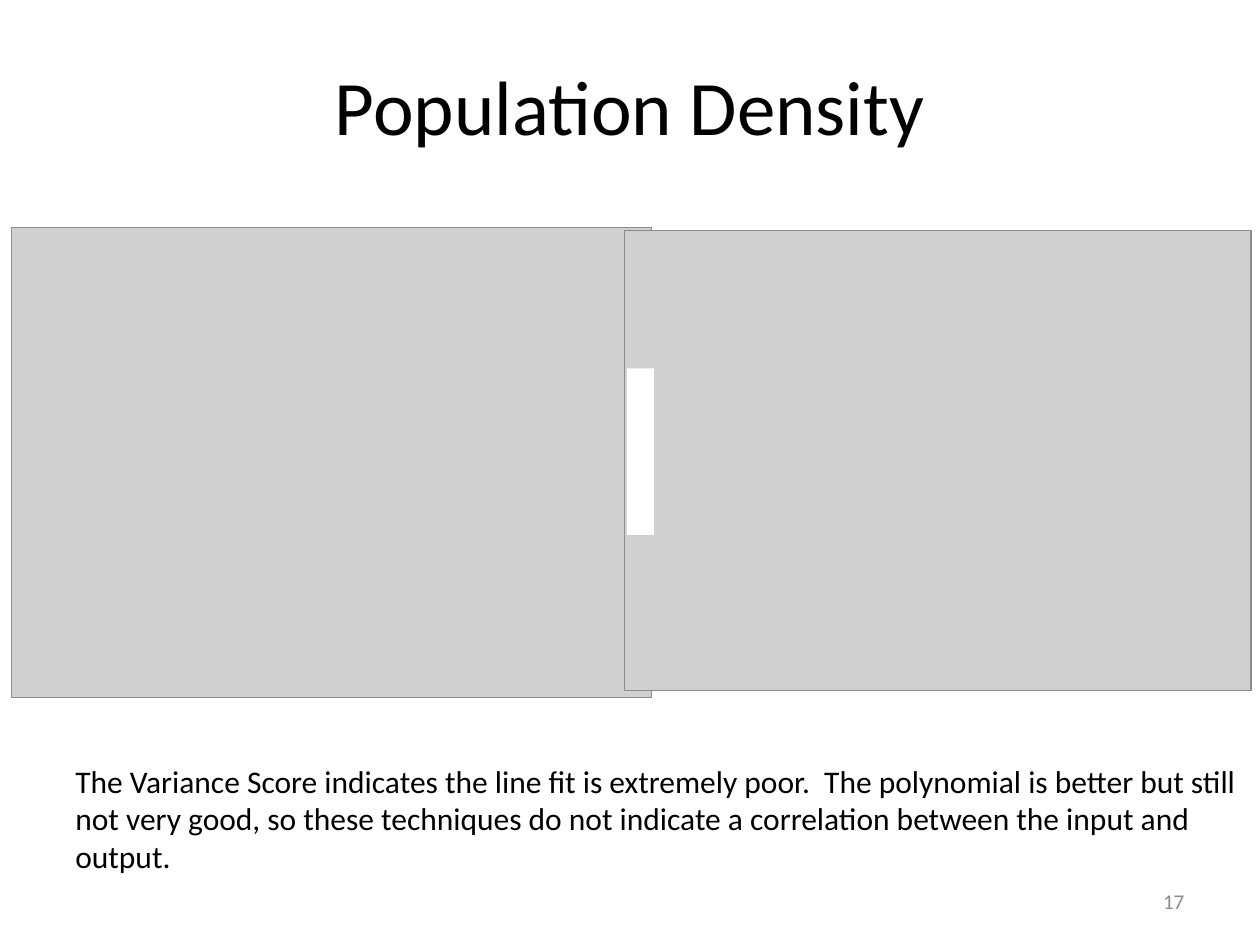
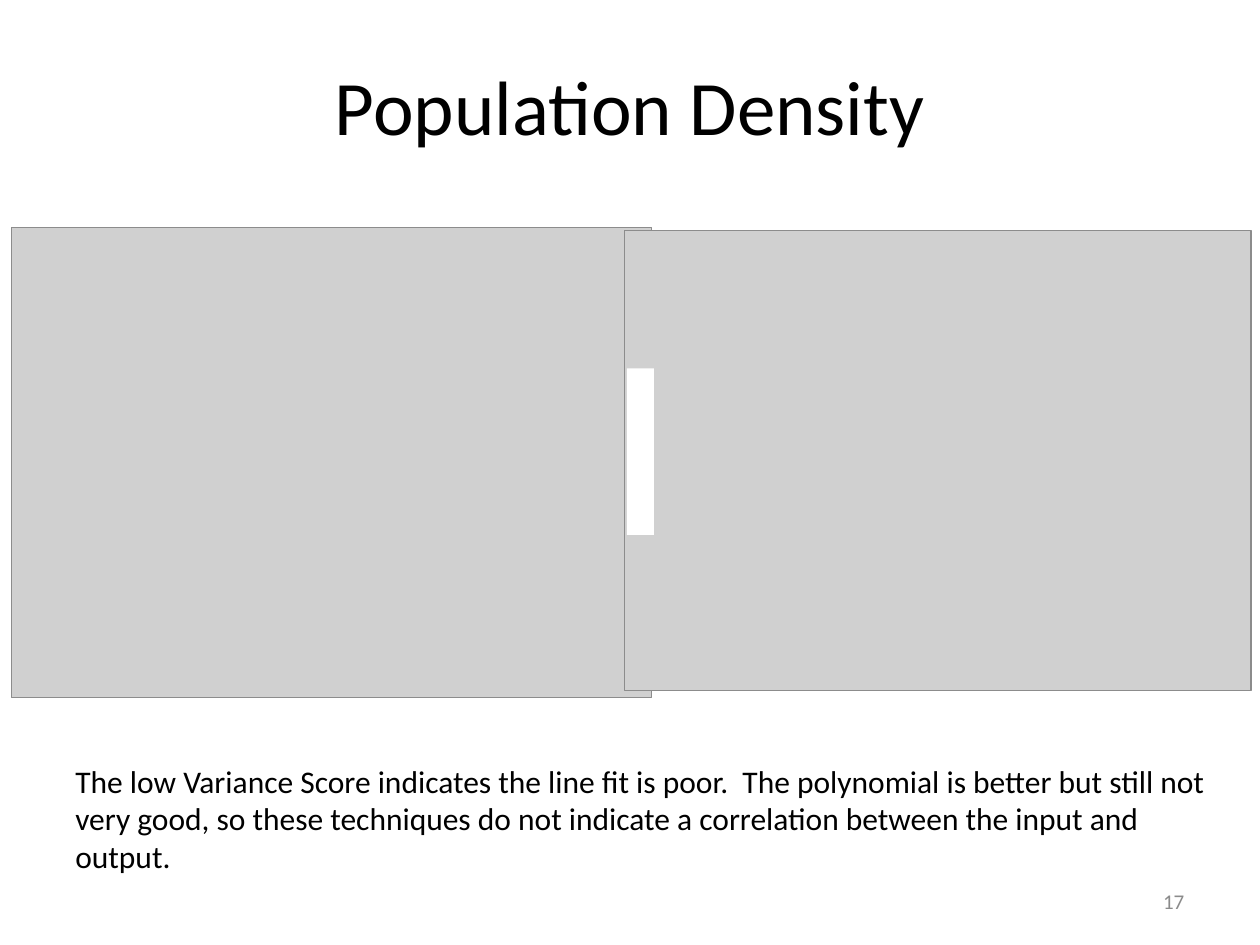
Before and after one commit to JeremyMcCormick/DAT_SF_14, a slide deck: slide 17 of myproject/Murder.pptx. Drawn at 1260x945 pixels with LibreOffice and Linux fonts; fonts in the diff are those of the drawing; grey boxes stand for pictures. Boxes give left, top, right and bottom in pixels: in the first picture for what was removed or moved away, otherwise in the second. Text is boxed around its words. In the diff, an @@ line names an element or a change of style, - is before the commit and + after.

```diff
--- a/myproject/Murder.pptx
+++ b/myproject/Murder.pptx
@@ text at (75, 771, 1204, 873): text changed @@
-The Variance Score indicates the line fit is extremely poor. The polynomial is better but still not very good, so these techniques do not indicate a correlation between the input and output.
+The low Variance Score indicates the line fit is poor. The polynomial is better but still not very good, so these techniques do not indicate a correlation between the input and output.
```
Also in this commit, not shown: 15 other slides changed, 1 other file.
